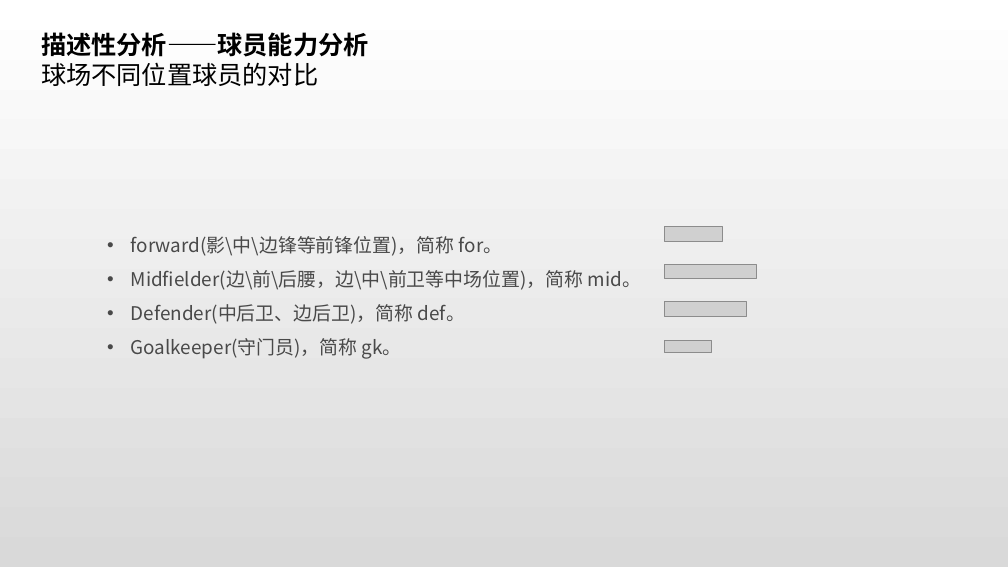
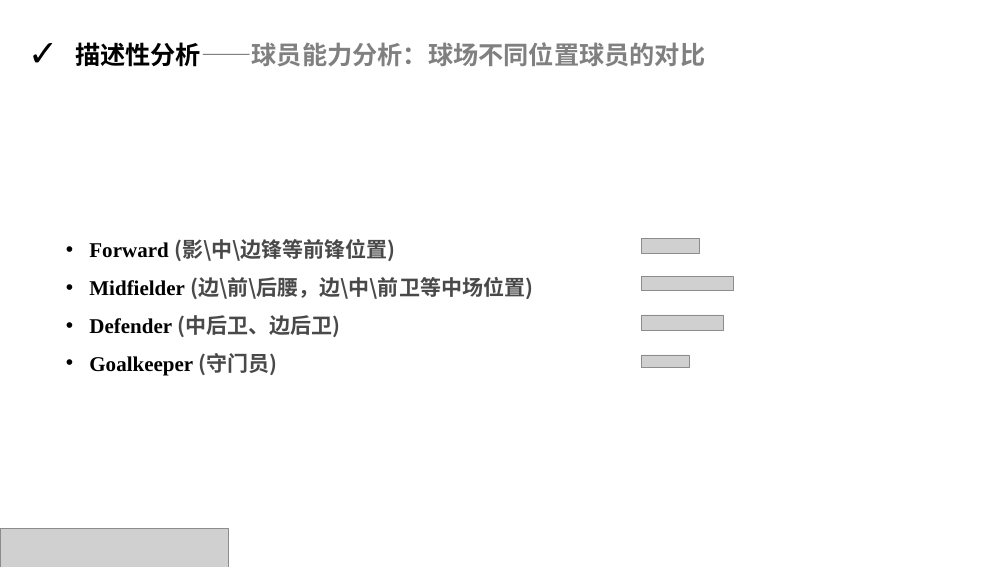
Before and after one commit to rucnyz/soccer, a slide deck: slide 10 of notebooks/欧洲足球展示.pptx. Drawn at 1008x567 pixels with LibreOffice and Linux fonts; fonts in the diff are those of the drawing; grey boxes stand for pictures. Boxes give left, top, right and bottom in pixels: in the first picture for what was removed or moved away, otherwise in the second. Text is boxed around its words. In the diff, an @@ line names an element or a change of style, - is before the commit and + after.

```diff
--- a/notebooks/欧洲足球展示.pptx
+++ b/notebooks/欧洲足球展示.pptx
@@ background gradient #FFFFFF to #D9D9D9 to #FFFFFF @@
@@ text at <box>75,42,705,67</box>: text changed; font Arial to Noto Sans CJK SC; text colour #000000 to #808080 @@
-描述性分析——球员能力分析
-球场不同位置球员的对比
+✓ 描述性分析——球员能力分析：球场不同位置球员的对比
@@ text at <box>89,239,533,375</box>: text changed; size 18 to 20 pt; bold on @@
-  • forward(影\中\边锋等前锋位置)，简称 for。
-  • Midfielder(边\前\后腰，边\中\前卫等中场位置)，简称 mid。
-  • Defender(中后卫、边后卫)，简称 def。
-  • Goalkeeper(守门员)，简称 gk。
+  • Forward (影\中\边锋等前锋位置)
+  • Midfielder (边\前\后腰，边\中\前卫等中场位置)
+  • Defender (中后卫、边后卫)
+  • Goalkeeper (守门员)
@@ picture: place and size @@
-picture at <box>665,226,722,241</box>
+picture at <box>642,238,699,253</box>
@@ picture: place and size @@
-picture at <box>665,265,757,278</box>
+picture at <box>641,277,734,290</box>
@@ picture: place and size @@
-picture at <box>665,301,746,316</box>
+picture at <box>642,315,724,330</box>
@@ picture: place and size @@
-picture at <box>665,340,712,353</box>
+picture at <box>641,355,689,368</box>
@@ picture added at <box>0,529,228,567</box> @@
```
Also in this commit, not shown: 15 other slides changed, 12 slides added, 11 slides removed, 3 other files.
